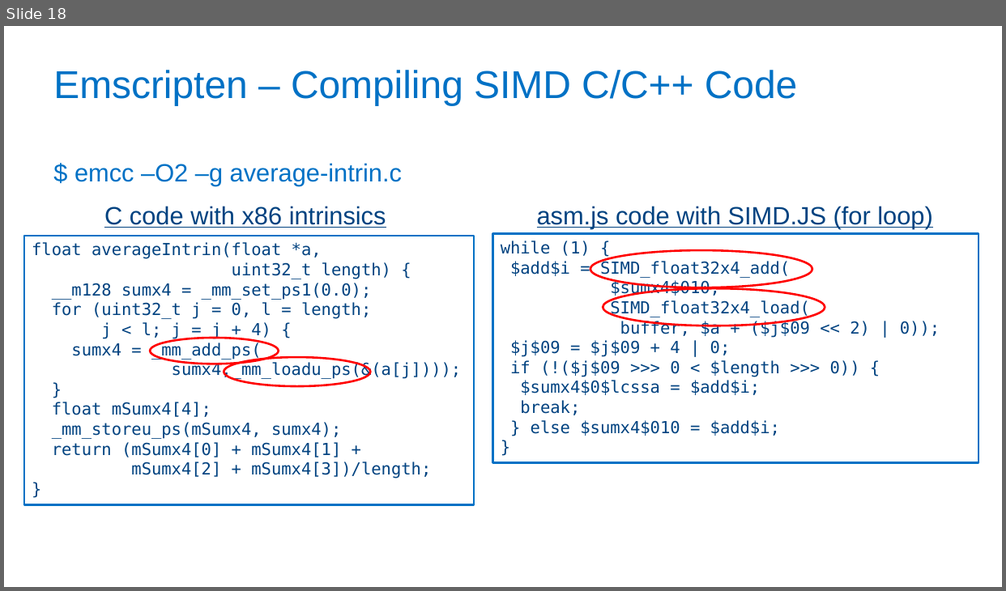
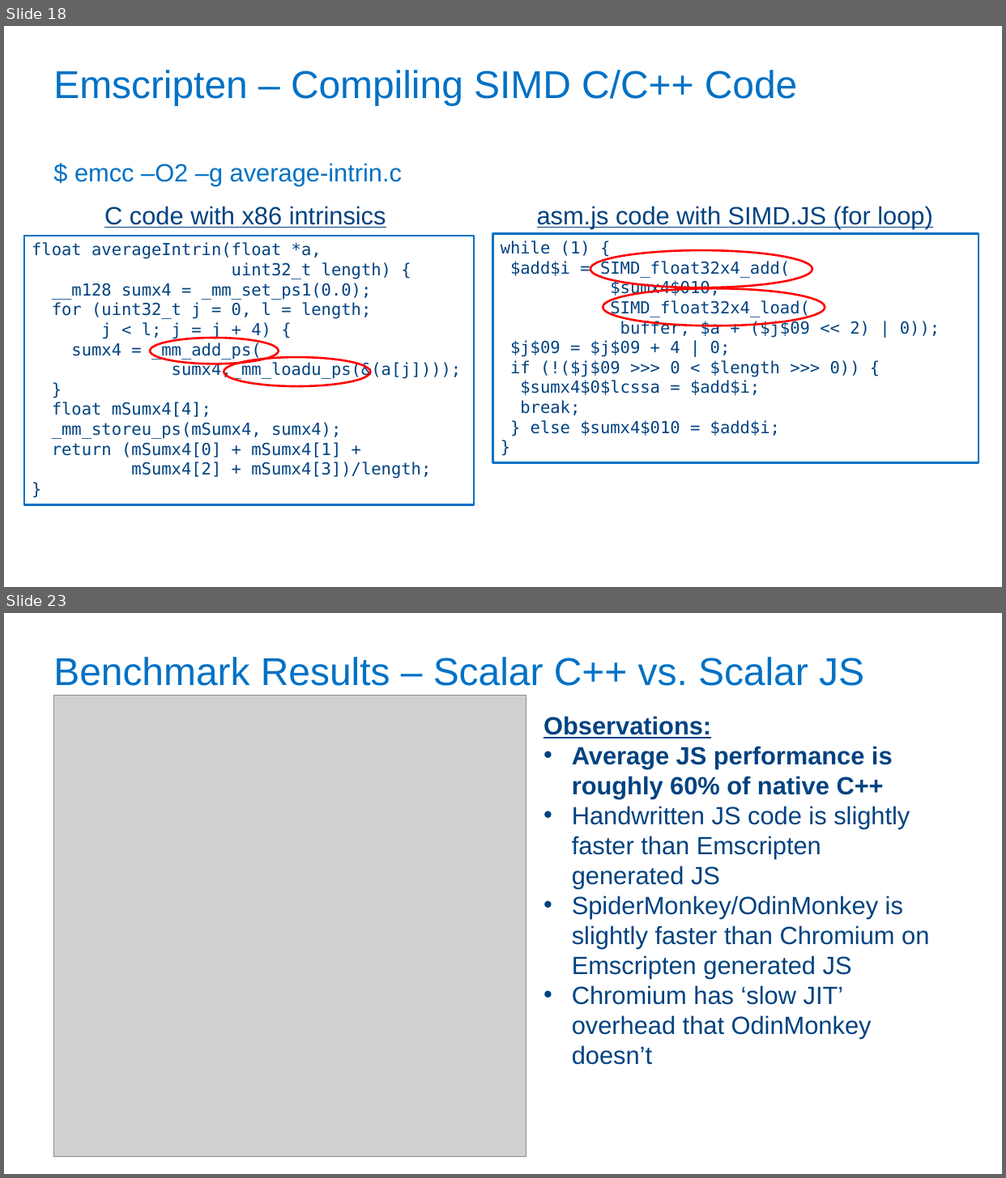
Before and after one commit to PeterJensen/wpmvp2015, a slide deck: simdjs-presentation.pptx. Shown one above the other, each under a label of ours: slide 18 before the commit, slides 18 and 23 after it; the slides between them are not shown. The pictures are 1006x591 and 1006x1178 pixels, drawn with LibreOffice and Linux fonts; fonts in the diff are those of the drawing; grey boxes stand for pictures; background and template pictures are left out. Boxes give left, top, right and bottom in pixels: in the first picture for what was removed or moved away, otherwise in the second. Text is boxed around its words. In the diff, an @@ line names an element or a change of style, - is before the commit and + after.

```diff
--- a/simdjs-presentation.pptx
+++ b/simdjs-presentation.pptx
@@ slide 23 added at (x1=4, y1=613, x2=1002, y2=1174), background #FFFFFF @@
@@ title added at (x1=53, y1=657, x2=864, y2=686), 37.3 pt, text #0071C5 @@
+Benchmark Results – Scalar C++ vs. Scalar JS
@@ picture added at (x1=53, y1=696, x2=526, y2=1157) @@
@@ text added at (x1=543, y1=716, x2=929, y2=1065), 24 pt, text #004280 @@
+Observations:
+• Average JS performance is roughly 60% of native C++
+• Handwritten JS code is slightly faster than Emscripten generated JS
+• SpiderMonkey/OdinMonkey is slightly faster than Chromium on Emscripten generated JS
+• Chromium has ‘slow JIT’ overhead that OdinMonkey doesn’t
```
Also in this commit, not shown: 5 slides changed, 7 other slides added, 1 other file.
